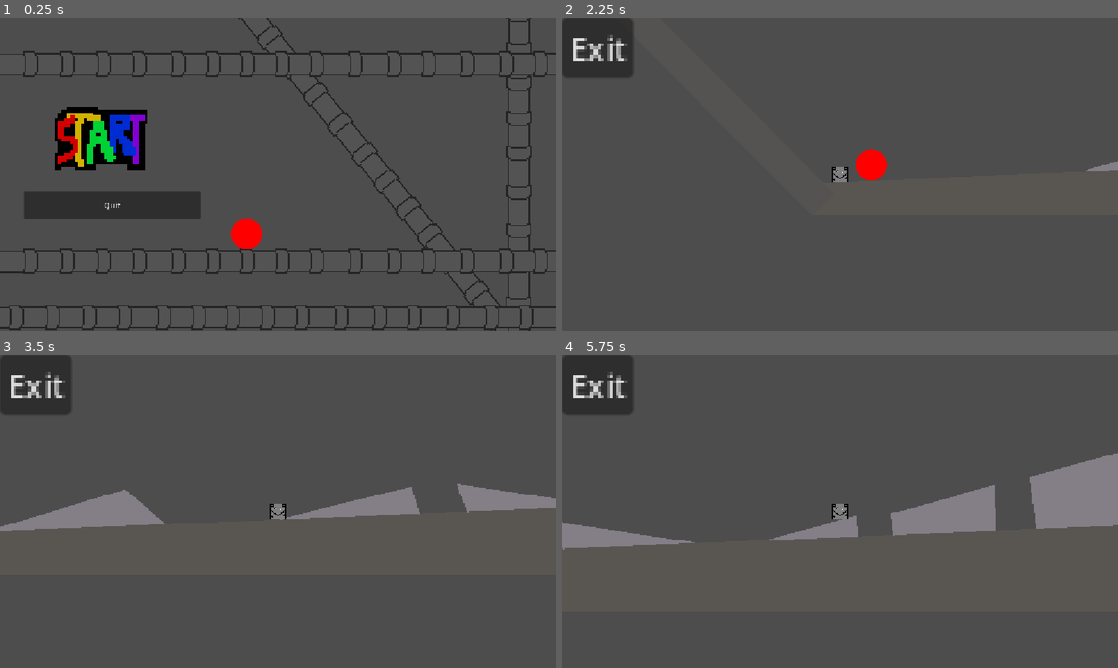
Above: before the commit, frames 1-4 (two rows, left to right).
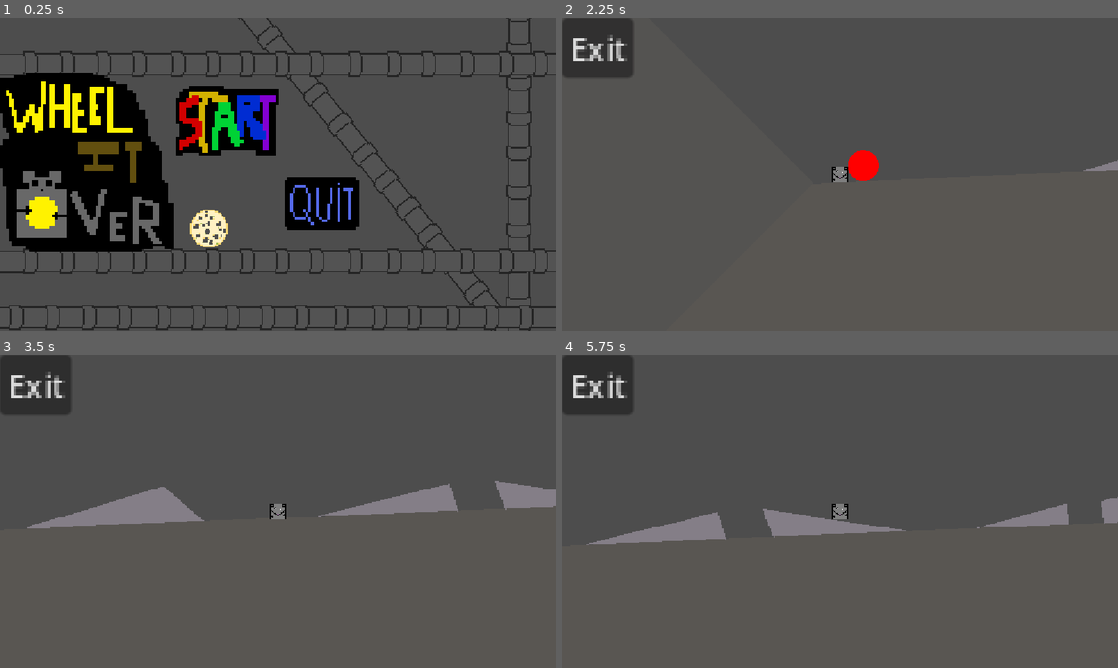
Above: after the commit, the same moments.

Repository: AlanW-bths/NYC-Haven-Jam
Game: Godot game, scene res://Main_Menu.tscn
Same seed, same stepped clock (60 frames per second), same inputs: the game is played once before the commit and once after it.
Inputs (mouse positions are in pixels of both pictures, inside the frame that each line leads up to; where the layout moved, square brackets give the same spot in the first picture):
- Up to frame 1 (0.25 s): no input
- Up to frame 2 (2.25 s): click (789, 127) [662, 143] at 0.5 s; click (789, 127) [662, 143] at 1.25 s; hold Right (right) from 2.03 s (still down); hold Shift (sprint) from 2.03 s (still down)
- Up to frame 3 (3.5 s): keep holding Right (right); tap Space (jump) at 2.27, 3.02 s; release Shift (sprint) at 2.78 s; tap Shift (sprint) at 2.85 s
- Up to frame 4 (5.75 s): release Right (right) at 3.53 s; hold Left (left) 3.53-4.28 s; hold Shift (sprint) 3.53-4.28 s; hold Right (right) from 4.28 s (still down); tap Shift (sprint) at 4.35 s; tap Space (jump) at 4.52, 5.27 s; hold Shift (sprint) from 5.03 s (still down)

The runs differ from the first frame. In frame 1, 22% of the frame differs, in the area x 0-65%, y 17-75%; in frame 2, 0.3%; in frame 3, 3.3%; in frame 4, 7.2%.

Commit message:
Map Fixes

Diff:
--- a/do-your-best!/Main_Menu.tscn
+++ b/do-your-best!/Main_Menu.tscn
@@ -1,14 +1,17 @@
 [gd_scene format=3 uid="uid://bxg41gwnj4bw3"]
 
 [ext_resource type="Script" uid="uid://cc7ku7bkv0gcb" path="res://Scripts/MainMenu.gd" id="1_m625n"]
-[ext_resource type="Texture2D" uid="uid://ej26r6x30pki" path="res://start_hover.png" id="2_257up"]
-[ext_resource type="Texture2D" uid="uid://brpdhscj6i0xe" path="res://start_pressed.png" id="3_3mro0"]
+[ext_resource type="Texture2D" uid="uid://ej26r6x30pki" path="res://Assets/start_hover.png" id="2_257up"]
+[ext_resource type="Texture2D" uid="uid://brpdhscj6i0xe" path="res://Assets/start_pressed.png" id="3_3mro0"]
 [ext_resource type="PackedScene" uid="uid://bwq2dssblfak5" path="res://transition.tscn" id="3_gtid3"]
-[ext_resource type="Texture2D" uid="uid://cyv5ymty836fu" path="res://start_default.png" id="4_tu7k8"]
+[ext_resource type="Texture2D" uid="uid://cyv5ymty836fu" path="res://Assets/start_default.png" id="4_tu7k8"]
+[ext_resource type="Texture2D" uid="uid://dhm4l6g5k7nf4" path="res://Assets/Quit_nuetral.png" id="5_wrfco"]
+[ext_resource type="Texture2D" uid="uid://1i17rj4qynxg" path="res://Assets/Quit_click.png" id="6_teegn"]
 [ext_resource type="Texture2D" uid="uid://epfy7vb4jiv6" path="res://Assets/pipe.png" id="6_tu7k8"]
+[ext_resource type="Texture2D" uid="uid://b28oo23mwfx3d" path="res://Assets/Quit_hover.png" id="7_3kq1t"]
 [ext_resource type="Texture2D" uid="uid://7wmxc3oragyq" path="res://Assets/pipe_intersection.png" id="7_5cvai"]
-
-[sub_resource type="SphereMesh" id="SphereMesh_tu7k8"]
+[ext_resource type="Texture2D" uid="uid://dauguxp35h5xa" path="res://Assets/title.png" id="11_spy7q"]
+[ext_resource type="Texture2D" uid="uid://ca3nll67abyoi" path="res://Assets/cheese.png" id="12_5nrr4"]
 
 [node name="Main Menu" type="Control" unique_id=1987918872]
 layout_mode = 3
@@ -29,23 +32,27 @@
 show_behind_parent = true
 texture_filter = 1
 layout_mode = 0
-offset_left = 53.0
-offset_top = 166.0
-offset_right = 367.0
-offset_bottom = 357.0
+offset_left = 351.0
+offset_top = 120.0
+offset_right = 592.0
+offset_bottom = 333.0
 texture_normal = ExtResource("2_257up")
 texture_pressed = ExtResource("3_3mro0")
 texture_hover = ExtResource("4_tu7k8")
+texture_disabled = ExtResource("3_3mro0")
 stretch_mode = 5
 
-[node name="Quit" type="Button" parent="Button_Manager" unique_id=1179178811]
+[node name="Quit" type="TextureButton" parent="Button_Manager" unique_id=903680834]
 layout_mode = 0
-offset_left = 49.0
-offset_top = 359.0
-offset_right = 416.0
-offset_bottom = 416.0
-text = "Quit
-"
+offset_left = 579.0
+offset_top = 288.0
+offset_right = 754.0
+offset_bottom = 470.0
+texture_normal = ExtResource("5_wrfco")
+texture_pressed = ExtResource("6_teegn")
+texture_hover = ExtResource("7_3kq1t")
+texture_disabled = ExtResource("6_teegn")
+stretch_mode = 5
 
 [node name="Main" parent="." unique_id=875315298 instance=ExtResource("3_gtid3")]
 visible = false
@@ -855,12 +862,15 @@
 scale = Vector2(3.1, 3.1)
 texture = ExtResource("7_5cvai")
 
-[node name="MeshInstance2D" type="MeshInstance2D" parent="." unique_id=496510453]
-modulate = Color(1, 0, 0, 1)
-self_modulate = Color(1, 0, 0, 1)
-position = Vector2(511, 447)
-scale = Vector2(64, 64)
-mesh = SubResource("SphereMesh_tu7k8")
+[node name="Title" type="Sprite2D" parent="." unique_id=558946812]
+position = Vector2(186, 293)
+scale = Vector2(6, 6)
+texture = ExtResource("11_spy7q")
+
+[node name="Cheese" type="Sprite2D" parent="." unique_id=628472333]
+position = Vector2(433, 436.00003)
+scale = Vector2(3, 3)
+texture = ExtResource("12_5nrr4")
 
 [connection signal="pressed" from="Button_Manager/Start" to="." method="_on_start_pressed"]
 [connection signal="pressed" from="Button_Manager/Quit" to="." method="_on_quit_pressed"]
--- a/do-your-best!/Outlet.tscn
+++ /dev/null
@@ -1,96 +0,0 @@
-[gd_scene format=3 uid="uid://c6gbqjct66uxp"]
-
-[ext_resource type="Texture2D" path="res://wall_background.png" id="1_t6g64"]
-[ext_resource type="Texture2D" path="res://Plug.png" id="2_51mix"]
-[ext_resource type="Texture2D" path="res://outlet.png" id="3_0crwt"]
-[ext_resource type="Texture2D" path="res://water.png" id="4_bj7c2"]
-
-[sub_resource type="AtlasTexture" id="AtlasTexture_ujc36"]
-atlas = ExtResource("2_51mix")
-region = Rect2(0, 0, 32, 32)
-
-[sub_resource type="AtlasTexture" id="AtlasTexture_04xrj"]
-atlas = ExtResource("2_51mix")
-region = Rect2(0, 32, 32, 32)
-
-[sub_resource type="SpriteFrames" id="SpriteFrames_fb8vc"]
-animations = [{
-"frames": [{
-"duration": 1.0,
-"texture": SubResource("AtlasTexture_ujc36")
-}, {
-"duration": 1.0,
-"texture": SubResource("AtlasTexture_04xrj")
-}],
-"loop": 1,
-"name": &"default",
-"speed": 5.0
-}]
-
-[sub_resource type="AtlasTexture" id="AtlasTexture_vewy5"]
-atlas = ExtResource("3_0crwt")
-region = Rect2(0, 0, 32, 32)
-
-[sub_resource type="AtlasTexture" id="AtlasTexture_5jmnt"]
-atlas = ExtResource("3_0crwt")
-region = Rect2(0, 32, 32, 32)
-
-[sub_resource type="SpriteFrames" id="SpriteFrames_gn28m"]
-animations = [{
-"frames": [{
-"duration": 1.0,
-"texture": SubResource("AtlasTexture_vewy5")
-}, {
-"duration": 1.0,
-"texture": SubResource("AtlasTexture_5jmnt")
-}],
-"loop": 1,
-"name": &"default",
-"speed": 5.0
-}]
-
-[sub_resource type="AtlasTexture" id="AtlasTexture_s37b6"]
-atlas = ExtResource("4_bj7c2")
-region = Rect2(0, 0, 32, 32)
-
-[sub_resource type="AtlasTexture" id="AtlasTexture_81753"]
-atlas = ExtResource("4_bj7c2")
-region = Rect2(0, 32, 32, 32)
-
-[sub_resource type="SpriteFrames" id="SpriteFrames_qg7r7"]
-animations = [{
-"frames": [{
-"duration": 1.0,
-"texture": SubResource("AtlasTexture_s37b6")
-}, {
-"duration": 1.0,
-"texture": SubResource("AtlasTexture_81753")
-}],
-"loop": 1,
-"name": &"default",
-"speed": 5.0
-}]
-
-[node name="Node2D" type="Node2D" unique_id=585765513]
-
-[node name="TextureRect" type="TextureRect" parent="." unique_id=121264144]
-z_index = -1
-offset_right = 270.0
-offset_bottom = 193.0
-texture = ExtResource("1_t6g64")
-
-[node name="plug" type="AnimatedSprite2D" parent="." unique_id=1568256807]
-z_index = 1
-position = Vector2(32, 123)
-sprite_frames = SubResource("SpriteFrames_fb8vc")
-frame_progress = 0.22015376
-
-[node name="outlet" type="AnimatedSprite2D" parent="." unique_id=1248413546]
-position = Vector2(206, 117)
-sprite_frames = SubResource("SpriteFrames_gn28m")
-frame_progress = 0.50806075
-
-[node name="water" type="AnimatedSprite2D" parent="." unique_id=675120205]
-position = Vector2(246, 154)
-sprite_frames = SubResource("SpriteFrames_qg7r7")
-frame_progress = 0.25628552
--- a/do-your-best!/Scripts/PlayerMovement.gd
+++ b/do-your-best!/Scripts/PlayerMovement.gd
@@ -2,7 +2,7 @@
 
 var speed = 75.0
 var sprint_speed = 150.0
-var acceleration = 200.0
+var acceleration = 150.0
 var deceleration = 150.0
 var jump_velocity = -200.0
 var force = 80.0
@@ -12,9 +12,6 @@
 func _ready():
 	# Store the starting position
 	original_position = position
-	if $CollisionShape2D:
-		# Ensure the parent has a collision layer/mask set to detect Win_Zone
-		$CollisionShape2D.connect("body_entered", Callable(self, "_on_body_entered"))
 func _trigger_win():
 	print("You win!")
 	get_tree().change_scene_to_file("res://WinScreen.tscn")
--- a/do-your-best!/Sisyphus.tscn
+++ b/do-your-best!/Sisyphus.tscn
@@ -5,7 +5,7 @@
 [ext_resource type="Script" uid="uid://dhvqvxh631yri" path="res://Scripts/transition.gd" id="1_un3nu"]
 [ext_resource type="Script" uid="uid://b68aqg6b548ev" path="res://Scripts/ball_reset.gd" id="3_378f1"]
 [ext_resource type="Texture2D" uid="uid://pkl422fopq2v" path="res://Assets/sisyphus_map.png" id="3_arf4r"]
-[ext_resource type="Texture2D" uid="uid://8ls6im6axylh" path="res://squouse-1.png.png" id="5_un3nu"]
+[ext_resource type="Texture2D" uid="uid://8ls6im6axylh" path="res://Assets/squouse-1.png.png" id="5_un3nu"]
 
 [sub_resource type="PhysicsMaterial" id="PhysicsMaterial_0c5gw"]
 bounce = 0.95
@@ -16,12 +16,17 @@
 [sub_resource type="SphereMesh" id="SphereMesh_0e48y"]
 
 [sub_resource type="RectangleShape2D" id="RectangleShape2D_eaghv"]
-size = Vector2(2288, 16)
+size = Vector2(4384, 503)
 
 [sub_resource type="QuadMesh" id="QuadMesh_5qk0w"]
 
+[sub_resource type="RectangleShape2D" id="RectangleShape2D_4fad1"]
+size = Vector2(481.2363, 380.72888)
+
+[sub_resource type="QuadMesh" id="QuadMesh_vyfme"]
+
 [sub_resource type="RectangleShape2D" id="RectangleShape2D_orrq1"]
-size = Vector2(16, 816.85345)
+size = Vector2(576.887, 816.85345)
 
 [sub_resource type="QuadMesh" id="QuadMesh_eaghv"]
 
@@ -31,7 +36,7 @@
 [sub_resource type="QuadMesh" id="QuadMesh_orrq1"]
 
 [sub_resource type="RectangleShape2D" id="RectangleShape2D_vyfme"]
-size = Vector2(20, 2)
+size = Vector2(18.478004, 2)
 
 [sub_resource type="QuadMesh" id="QuadMesh_4fad1"]
 
@@ -63,35 +68,52 @@
 collision_layer = 3
 
 [node name="CollisionShape2D" type="CollisionShape2D" parent="Floor" unique_id=353800533]
+position = Vector2(1048, 243.5)
 shape = SubResource("RectangleShape2D_eaghv")
 
 [node name="MeshInstance2D" type="MeshInstance2D" parent="Floor" unique_id=306521913]
 modulate = Color(0.34901962, 0.3372549, 0.32156864, 1)
-position = Vector2(-0.00012207031, 0)
-scale = Vector2(2288, 15.999999)
+position = Vector2(819.5, 243.49997)
+scale = Vector2(4841, 502.99994)
 mesh = SubResource("QuadMesh_5qk0w")
 
 [node name="Map" type="StaticBody2D" parent="." unique_id=1579771505]
 position = Vector2(1750, 382)
 scale = Vector2(0.698, 0.5)
 
+[node name="rightwall" type="StaticBody2D" parent="Map" unique_id=2047687576]
+position = Vector2(2777.937, 436)
+rotation = -0.65166384
+scale = Vector2(1.5812427, 1.8847281)
+skew = 0.2785635
+
+[node name="CollisionShape2D" type="CollisionShape2D" parent="Map/rightwall" unique_id=1818255356]
+position = Vector2(-0.011226654, 0.56555367)
+shape = SubResource("RectangleShape2D_4fad1")
+
+[node name="MeshInstance2D" type="MeshInstance2D" parent="Map/rightwall" unique_id=852247372]
+modulate = Color(0.34901962, 0.3372549, 0.32156864, 1)
+position = Vector2(-0.41584396, 0.5907006)
+scale = Vector2(482.30472, 380.79666)
+mesh = SubResource("QuadMesh_vyfme")
+
 [node name="leftWall" type="StaticBody2D" parent="Map" unique_id=728353870]
 modulate = Color(0.44755095, 0.44755095, 0.44755095, 1)
 self_modulate = Color(0.40756536, 0.4075654, 0.40756524, 1)
-position = Vector2(-2621.7766, 351)
+position = Vector2(-3212.034, 328)
 rotation = -0.9491279
 scale = Vector2(1.7395778, 1.7396547)
 skew = 0.3275894
 collision_layer = 3
 
 [node name="CollisionShape2D" type="CollisionShape2D" parent="Map/leftWall" unique_id=1009497456]
-position = Vector2(-3.0517578e-05, -288.42676)
+position = Vector2(-0.24247551, 0.23835373)
 shape = SubResource("RectangleShape2D_orrq1")
 
 [node name="MeshInstance2D" type="MeshInstance2D" parent="Map/leftWall" unique_id=1016204825]
 modulate = Color(0.7387843, 0.72630733, 0.7097028, 1)
-position = Vector2(0.038083855, -288.10492)
-scale = Vector2(16.12446, 817.5015)
+position = Vector2(-0.36158562, 0.56025124)
+scale = Vector2(577.3259, 817.5015)
 mesh = SubResource("QuadMesh_eaghv")
 
 [node name="Floor1" type="CollisionPolygon2D" parent="Map" unique_id=1520857355]
@@ -182,11 +204,13 @@
 collision_layer = 3
 
 [node name="CollisionShape2D" type="CollisionShape2D" parent="Win_Zone" unique_id=6438243]
+position = Vector2(-0.7608032, 0)
 shape = SubResource("RectangleShape2D_vyfme")
 
 [node name="MeshInstance2D" type="MeshInstance2D" parent="Win_Zone" unique_id=789372827]
 modulate = Color(1, 0, 0, 1)
-scale = Vector2(20, 2)
+position = Vector2(-0.76089764, 0)
+scale = Vector2(18.478205, 2)
 mesh = SubResource("QuadMesh_4fad1")
 
 [connection signal="pressed" from="Player/exit" to="." method="_on_exit_pressed"]
--- a/do-your-best!/WinScreen.tscn
+++ b/do-your-best!/WinScreen.tscn
@@ -12,12 +12,18 @@
 script = ExtResource("1_a03an")
 
 [node name="Button" type="Button" parent="." unique_id=67039621]
+modulate = Color(1, 0, 0, 1)
+self_modulate = Color(1, 0, 1, 1)
 layout_mode = 0
-offset_left = 174.0
-offset_top = 139.0
-offset_right = 1042.0
-offset_bottom = 333.0
+offset_left = 489.0
+offset_top = 219.0
+offset_right = 1036.0
+offset_bottom = 413.0
 text = "YOU WIN, Click on me to move back to the Main Menu!
 "
+autowrap_mode = 3
+autowrap_trim_flags = 192
+clip_text = true
+icon_alignment = 1
 
 [connection signal="pressed" from="Button" to="." method="_on_button_pressed"]
Renamed: do-your-best!/Quit_click.png -> do-your-best!/Assets/Quit_click.png
Not shown, changed: do-your-best!/Assets/Quit_click.png.import
Renamed: do-your-best!/Quit_hover.png -> do-your-best!/Assets/Quit_hover.png
Not shown, changed: do-your-best!/Assets/Quit_hover.png.import
Renamed: do-your-best!/Quit_nuetral.png -> do-your-best!/Assets/Quit_nuetral.png
Not shown, changed: do-your-best!/Assets/Quit_nuetral.png.import
Renamed: do-your-best!/squouse-1.png.png -> do-your-best!/Assets/squouse-1.png.png
Not shown, changed: do-your-best!/Assets/squouse-1.png.png.import
Renamed: do-your-best!/squouse-2.png.png -> do-your-best!/Assets/squouse-2.png.png
Not shown, changed: do-your-best!/Assets/squouse-2.png.png.import
Renamed: do-your-best!/start_default.png -> do-your-best!/Assets/start_default.png
Not shown, changed: do-your-best!/Assets/start_default.png.import
(and 6 more such lines)
